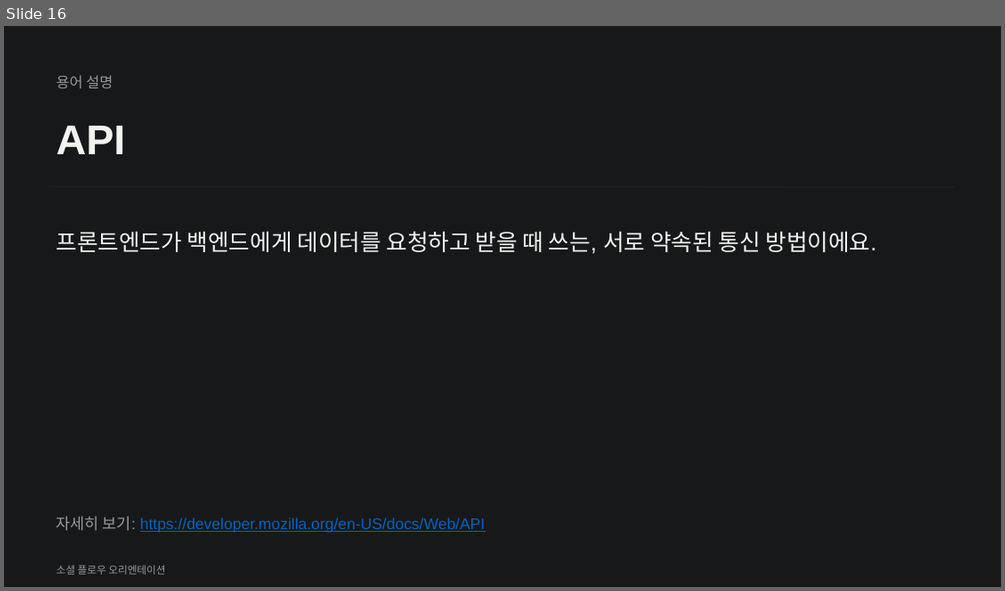
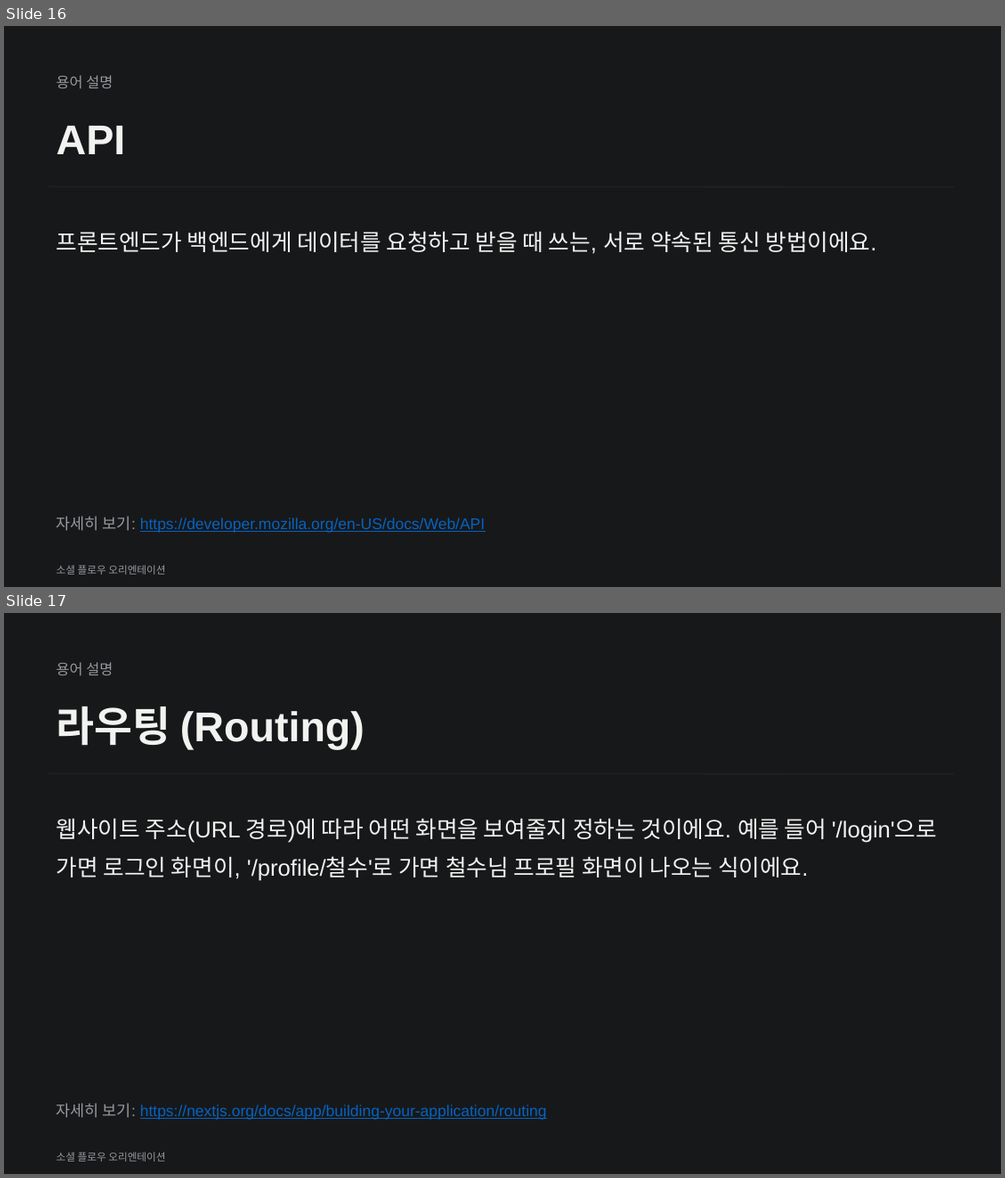
Before and after one commit to white100s/social_flow, a slide deck: docs/social-flow-orientation.pptx. Shown one above the other, each under a label of ours: slide 16 before the commit, slides 16 and 17 after it. The pictures are 1005x591 and 1005x1178 pixels, drawn with LibreOffice and Linux fonts; fonts in the diff are those of the drawing. Boxes give left, top, right and bottom in pixels: in the first picture for what was removed or moved away, otherwise in the second. Text is boxed around its words. In the diff, an @@ line names an element or a change of style, - is before the commit and + after.

Commit message:
Make the Next.js slide beginner-friendly, add supporting glossary terms
The web app slide assumed prior Next.js knowledge (Server Component,
Server Actions, middleware jargon with no explanation). Rewrote it in
plain language, and added 5 glossary terms it depends on: Routing,
React, Server/Client Component, Middleware/Proxy, and Port.

```diff
--- a/docs/social-flow-orientation.pptx
+++ b/docs/social-flow-orientation.pptx
@@ slide 17 added at <box>4,613,1001,1174</box>, background #17181A @@
@@ text added at <box>57,662,113,675</box>, 14 pt, text #98999D @@
+용어 설명
@@ text added at <box>57,706,364,749</box>, 40 pt, text #F2F2F0, bold @@
+라우팅 (Routing)
@@ line added from (48, 774) to (954, 774), #202124 1.5 pt @@
@@ text added at <box>57,818,937,881</box>, 22 pt, text #F2F2F0 @@
+웹사이트 주소(URL 경로)에 따라 어떤 화면을 보여줄지 정하는 것이에요. 예를 들어 '/login'으로 가면 로그인 화면이, '/profile/철수'로 가면 철수님 프로필 화면이 나오는 식이에요.
@@ text added at <box>57,1103,547,1119</box>, 15 pt, text #0563C1, underline @@
+자세히 보기: https://nextjs.org/docs/app/building-your-application/routing
@@ text added at <box>57,1151,165,1161</box>, 10 pt, text #98999D @@
+소셜 플로우 오리엔테이션
```
Also in this commit, not shown: 2 slides changed, 4 other slides added, 1 other file.
